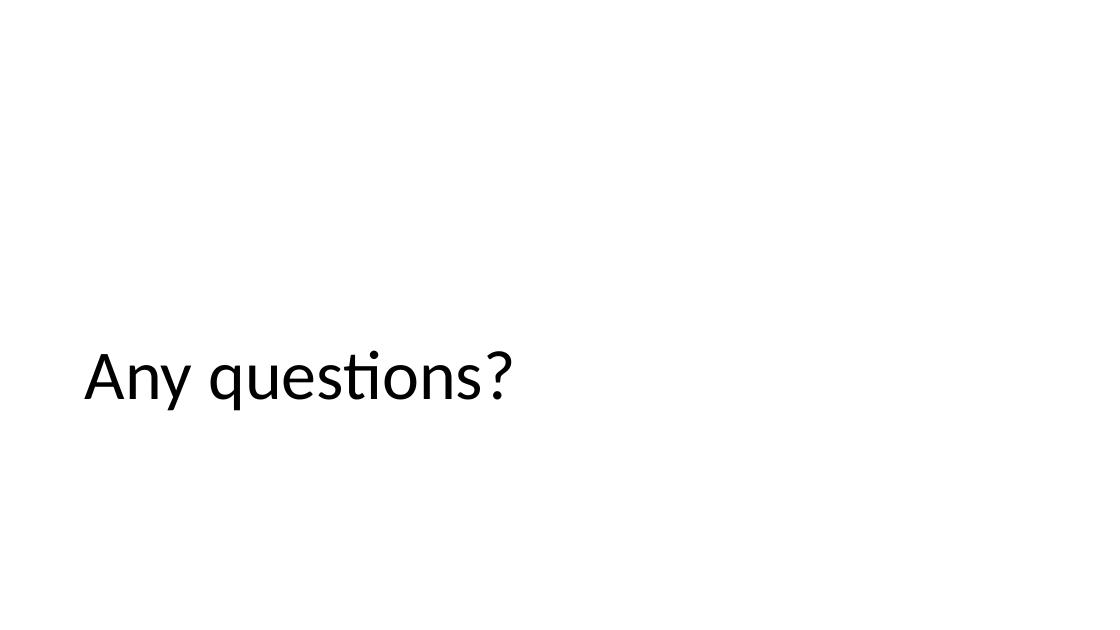
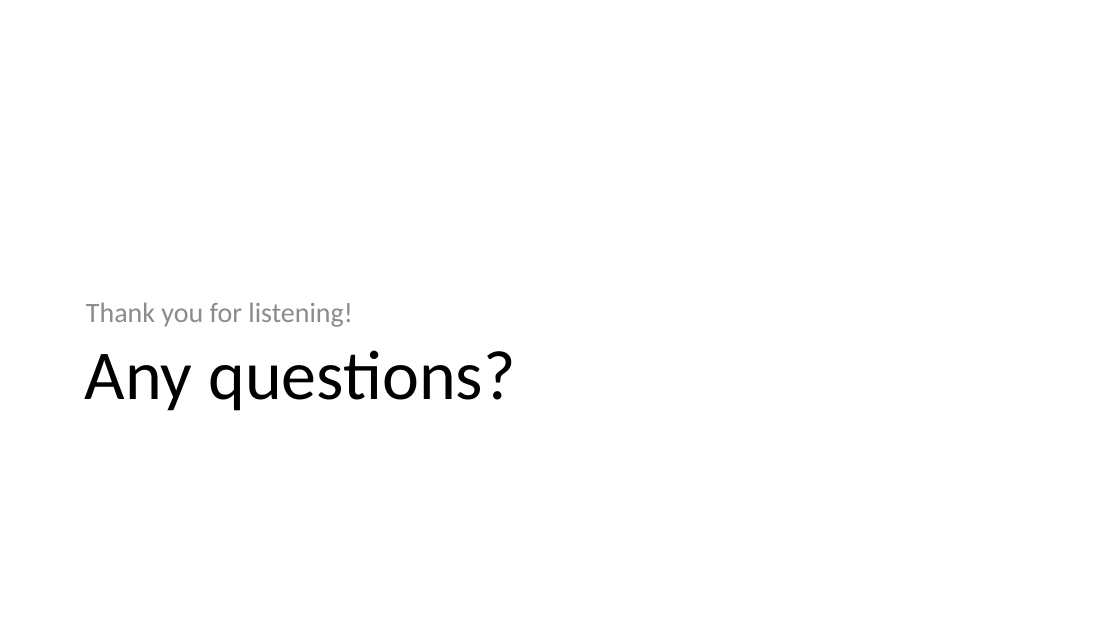
Before and after one commit to J-Damhuis/Cooperation, a slide deck: slide 17 of Presentations/Presentation_11-01-2019.pptx (slide 15 before the commit). Drawn at 1120x630 pixels with LibreOffice and Linux fonts; fonts in the diff are those of the drawing. Boxes give left, top, right and bottom in pixels: in the first picture for what was removed or moved away, otherwise in the second. Text is boxed around its words. In the diff, an @@ line names an element or a change of style, - is before the commit and + after.

```diff
--- a/Presentations/Presentation_11-01-2019.pptx
+++ b/Presentations/Presentation_11-01-2019.pptx
@@ text added at bbox=[86, 302, 353, 327], 24 pt, text #8C8C8C @@
+Thank you for listening!
```
Also in this commit, not shown: 10 other slides changed, 2 slides added, 3 other files.
